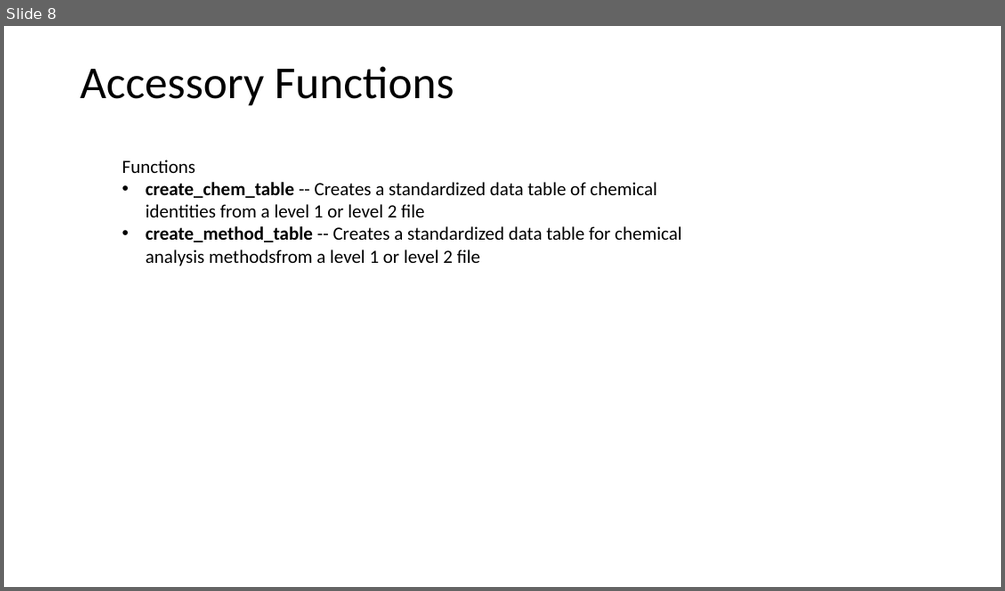
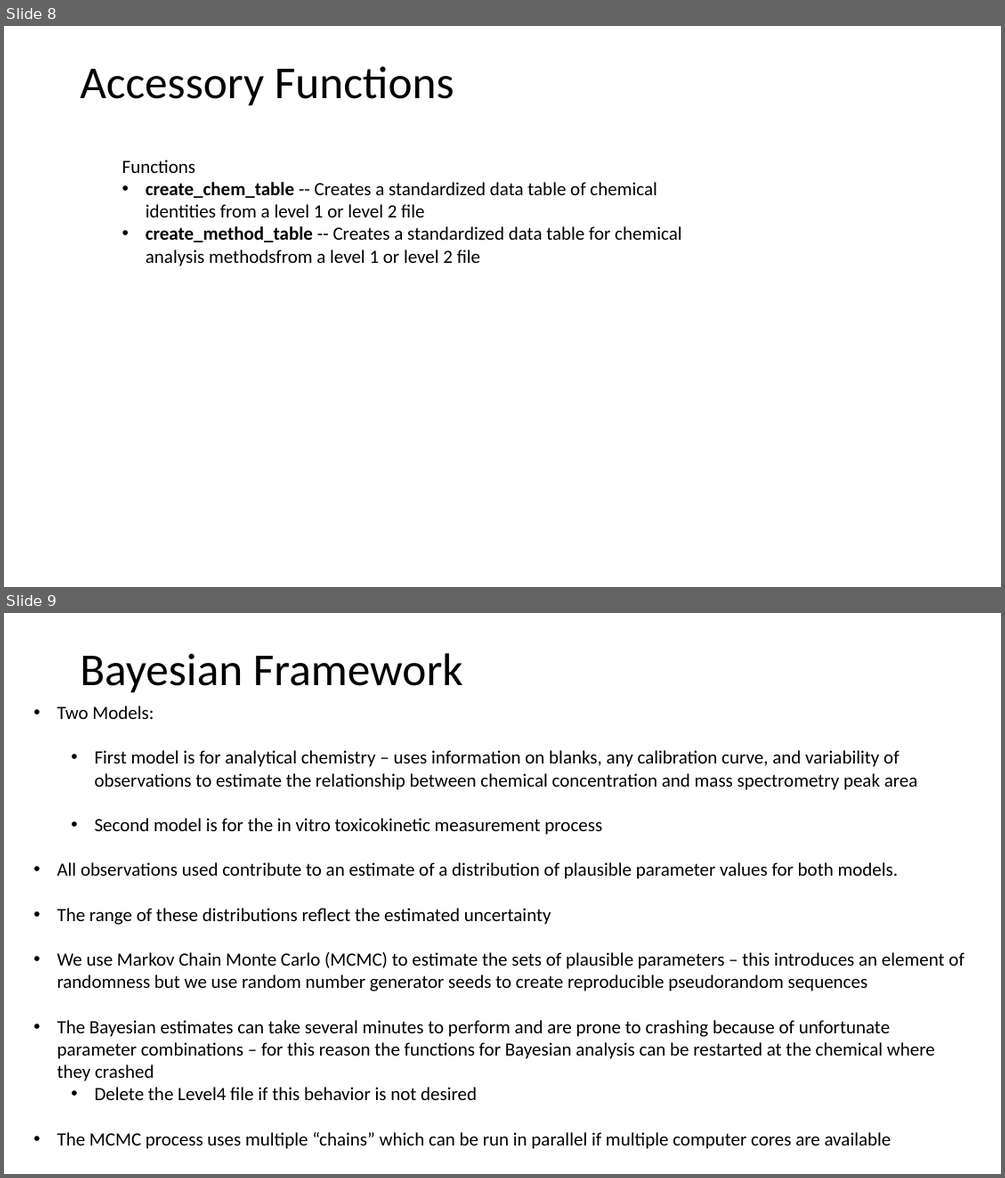
Before and after one commit to USEPA/invitroTKstats, a slide deck: working/invitroTKstats.pptx. Shown one above the other, each under a label of ours: slide 8 before the commit, slides 8 and 9 after it. The pictures are 1005x591 and 1005x1178 pixels, drawn with LibreOffice and Linux fonts; fonts in the diff are those of the drawing. Boxes give left, top, right and bottom in pixels: in the first picture for what was removed or moved away, otherwise in the second. Text is boxed around its words. In the diff, an @@ line names an element or a change of style, - is before the commit and + after.

```diff
--- a/working/invitroTKstats.pptx
+++ b/working/invitroTKstats.pptx
@@ slide 9 added at (4,613,1001,1174), background #FFFFFF @@
@@ text added at (80,653,463,693), 44 pt, text #000000 @@
+Bayesian Framework
@@ text added at (57,706,963,1149), 18 pt, text #000000 @@
+• Two Models:
+  • First model is for analytical chemistry – uses information on blanks, any calibration curve, and variability of observations to estimate the relationship between chemical concentration and mass spectrometry peak area
+  • Second model is for the in vitro toxicokinetic measurement process
+• All observations used contribute to an estimate of a distribution of plausible parameter values for both models.
+• The range of these distributions reflect the estimated uncertainty
+• We use Markov Chain Monte Carlo (MCMC) to estimate the sets of plausible parameters – this introduces an element of randomness but we use random number generator seeds to create reproducible pseudorandom sequences
+• The Bayesian estimates can take several minutes to perform and are prone to crashing because of unfortunate parameter combinations – for this reason the functions for Bayesian analysis can be restarted at the chemical where they crashed
+  • Delete the Level4 file if this behavior is not desired
+• The MCMC process uses multiple “chains” which can be run in parallel if multiple computer cores are available
```
Also in this commit, not shown: 7 other files.
